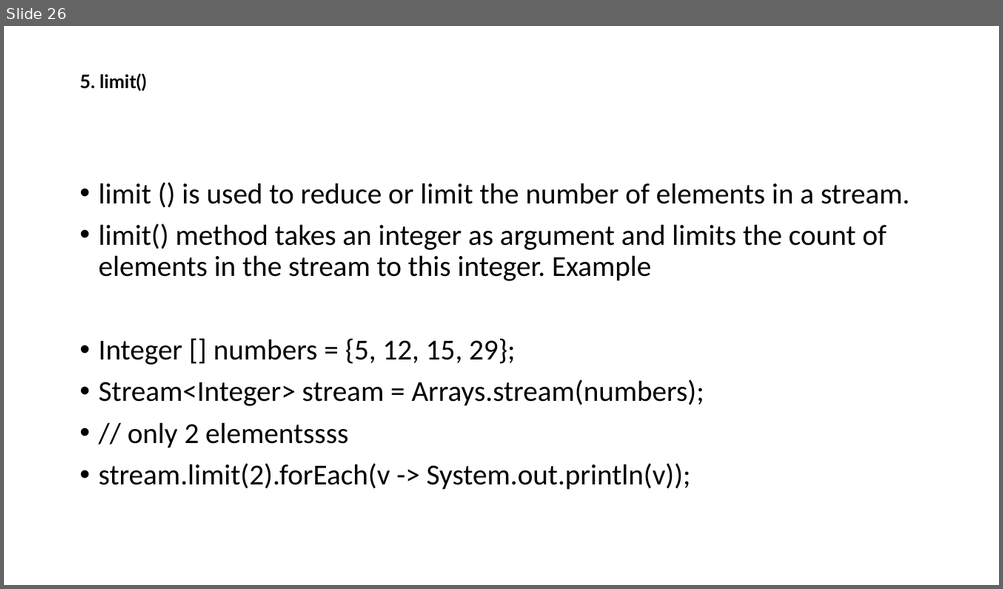
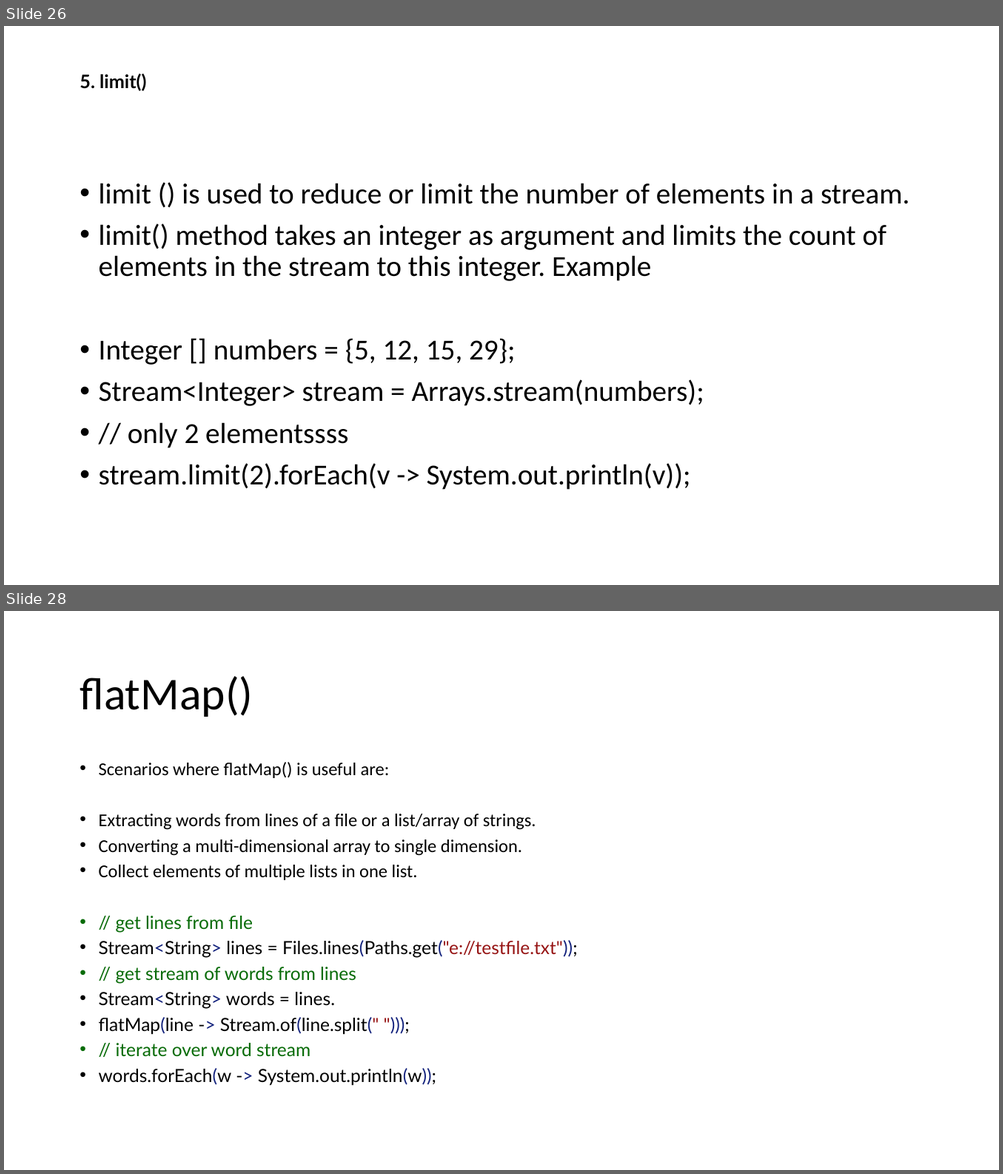
Before and after one commit to thinkervipulsrivastava/Life, a slide deck: Java8.pptx. Shown one above the other, each under a label of ours: slide 26 before the commit, slides 26 and 28 after it; the slides between them are not shown. The pictures are 1003x589 and 1003x1174 pixels, drawn with LibreOffice and Linux fonts; fonts in the diff are those of the drawing. Boxes give left, top, right and bottom in pixels: in the first picture for what was removed or moved away, otherwise in the second. Text is boxed around its words. In the diff, an @@ line names an element or a change of style, - is before the commit and + after.

```diff
--- a/Java8.pptx
+++ b/Java8.pptx
@@ slide 28 added at bbox=[4, 611, 999, 1170], background #FFFFFF @@
@@ title added at bbox=[79, 676, 253, 717], 44 pt, text #000000 @@
+flatMap()
@@ text added at bbox=[99, 762, 578, 1086], 17.5 pt, text #000000 @@
+• Scenarios where flatMap() is useful are:
+• Extracting words from lines of a file or a list/array of strings.
+• Converting a multi-dimensional array to single dimension.
+• Collect elements of multiple lists in one list.
+• // get lines from file
+• Stream<String> lines = Files.lines(Paths.get("e://testfile.txt"));
+• // get stream of words from lines
+• Stream<String> words = lines.
+• flatMap(line -> Stream.of(line.split(" ")));
+• // iterate over word stream
+• words.forEach(w -> System.out.println(w));
```
Also in this commit, not shown: 3 slides changed, 17 other slides added, 4 other files.
